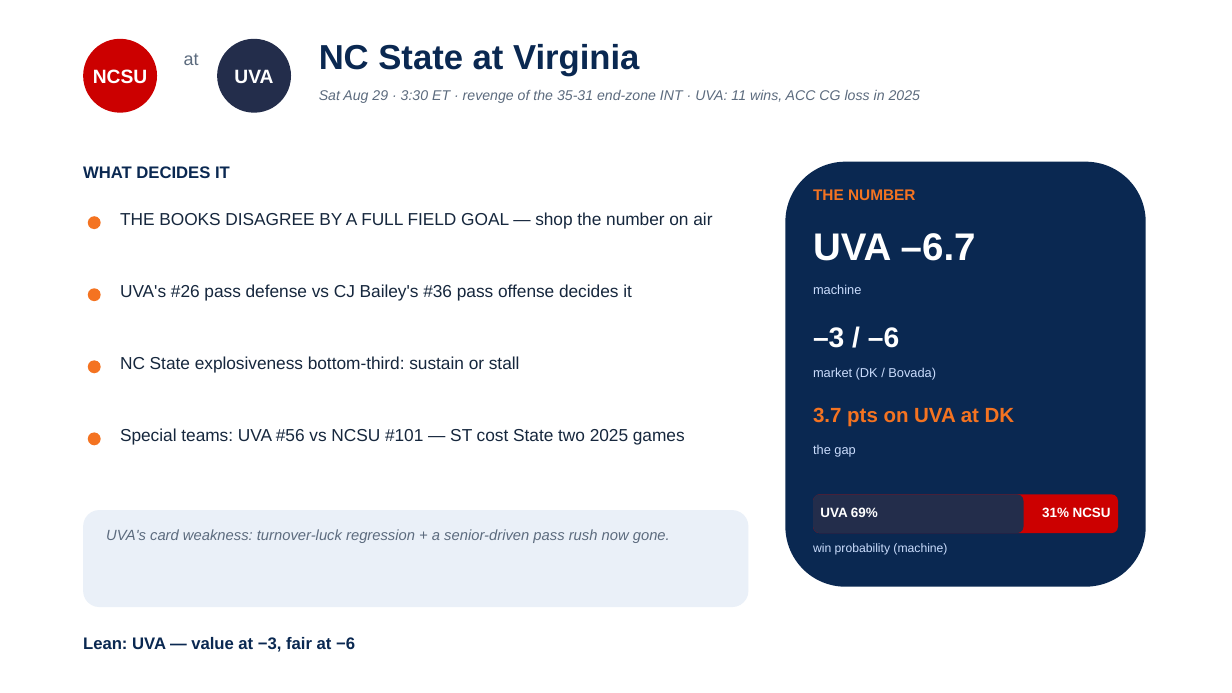
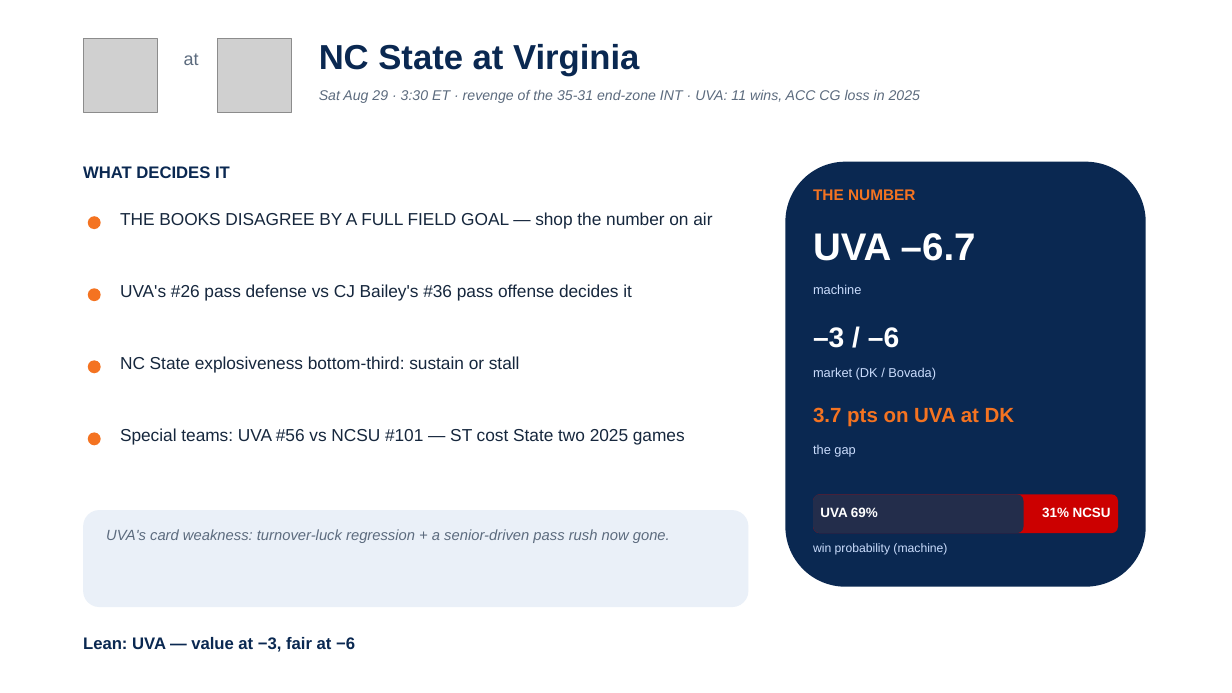
Before and after one commit to lucasalvarezflorida-lab/ncaa-fbs-analytics, a slide deck: slide 4 of decks/2026_Week0_Episode1.pptx. Drawn at 1232x693 pixels with LibreOffice and Linux fonts; fonts in the diff are those of the drawing; grey boxes stand for pictures. Boxes give left, top, right and bottom in pixels: in the first picture for what was removed or moved away, otherwise in the second. Text is boxed around its words. In the diff, an @@ line names an element or a change of style, - is before the commit and + after.

```diff
--- a/decks/2026_Week0_Episode1.pptx
+++ b/decks/2026_Week0_Episode1.pptx
@@ ellipse removed at [83,39,157,113] @@
-NCSU
@@ picture added at [83,39,157,113] @@
@@ ellipse removed at [217,39,291,113] @@
-UVA
@@ picture added at [217,39,291,113] @@
```
Also in this commit, not shown: 7 other slides changed, 2 other files.
